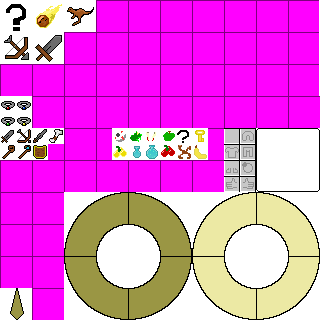
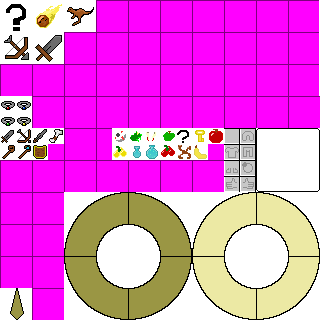
Comparing the layer stacks of the two 320 × 320 images. Changes:
painted on "Layer #1" over [left=208, top=128, right=224, bottom=144]
